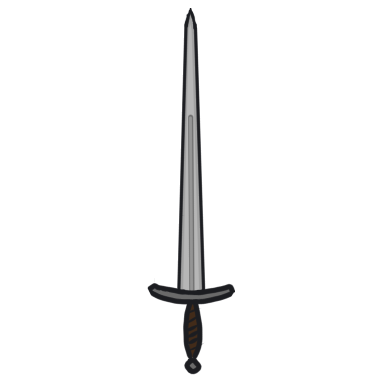
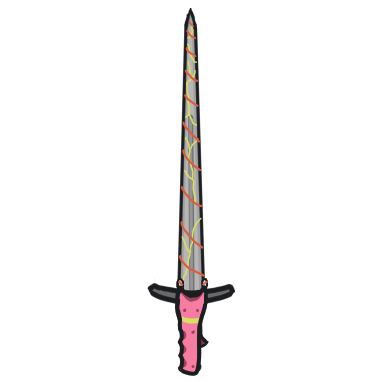
Layers edited between the first and the second (382, 382) image:
added layer "Paint Layer 1" above "Paint Layer 2" over (175, 21, 209, 320)
added layer "Paint Layer 2" above "Taser.png" over (175, 21, 209, 320)
added layer "Taser.png" above "Longsword" over (175, 192, 209, 376)
painted on "LongswordLines" (1st of 2, in "Longsword") over (175, 21, 209, 376)
painted on "LonswordColor" over (175, 21, 209, 376)
